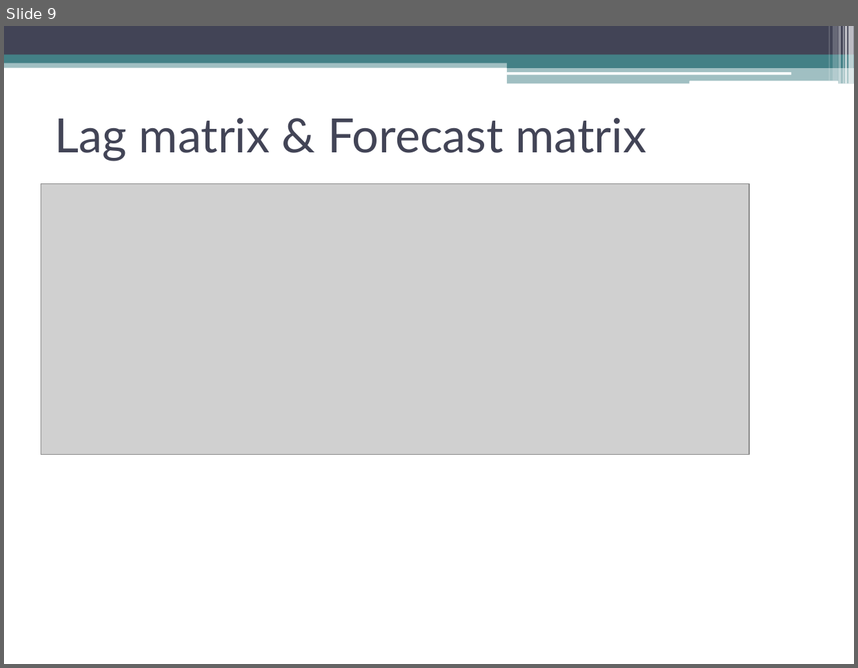
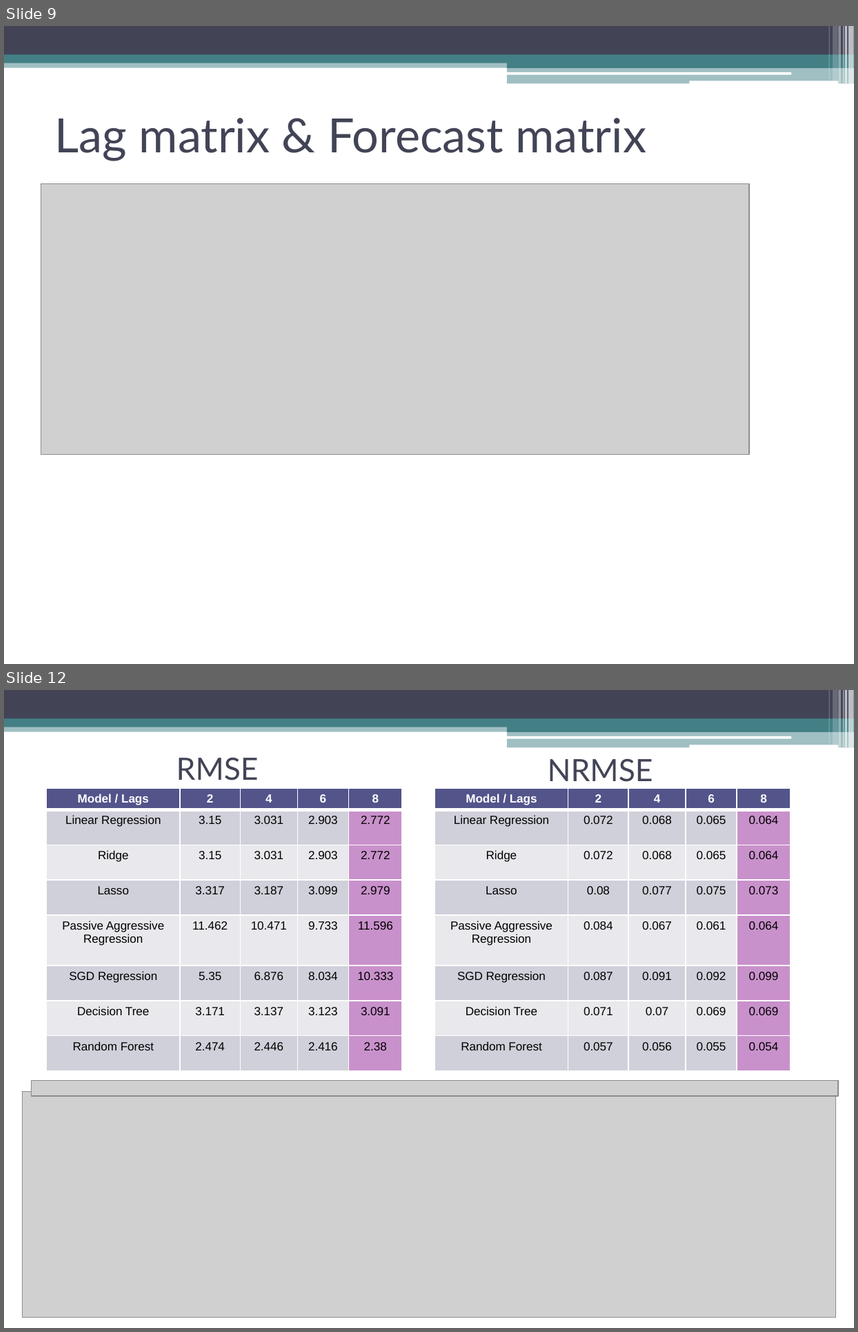
Before and after one commit to TarasKutsyk/ML-for-Automation-Project, a slide deck: Presentation ASHRAE.pptx. Shown one above the other, each under a label of ours: slide 9 before the commit, slides 9 and 12 after it; the slides between them are not shown. The pictures are 858x668 and 858x1332 pixels, drawn with LibreOffice and Linux fonts; fonts in the diff are those of the drawing; grey boxes stand for pictures. Boxes give left, top, right and bottom in pixels: in the first picture for what was removed or moved away, otherwise in the second. Text is boxed around its words. In the diff, an @@ line names an element or a change of style, - is before the commit and + after.

Commit message:
Models and results

```diff
--- a/Presentation ASHRAE.pptx
+++ b/Presentation ASHRAE.pptx
@@ slide 12 added at (4,690,854,1328), background #FFFFFF; not listed: 13 template elements that a slide beside it also shows @@
@@ text added at (176,758,259,780), 26 pt, text #424456 @@
+RMSE
@@ title added at (548,759,653,782), 26 pt, text #424456 @@
+NRMSE
@@ table added at (47,788,402,1072), 8 rows, 5 columns @@
+Model / Lags | 2 | 4 | 6 | 8
+Linear Regression | 3.15 | 3.031 | 2.903 | 2.772
+Ridge | 3.15 | 3.031 | 2.903 | 2.772
+Lasso | 3.317 | 3.187 | 3.099 | 2.979
+Passive Aggressive Regression | 11.462 | 10.471 | 9.733 | 11.596
+SGD Regression | 5.35 | 6.876 | 8.034 | 10.333
+Decision Tree | 3.171 | 3.137 | 3.123 | 3.091
+Random Forest | 2.474 | 2.446 | 2.416 | 2.38
@@ table added at (435,788,791,1072), 8 rows, 5 columns @@
+Model / Lags | 2 | 4 | 6 | 8
+Linear Regression | 0.072 | 0.068 | 0.065 | 0.064
+Ridge | 0.072 | 0.068 | 0.065 | 0.064
+Lasso | 0.08 | 0.077 | 0.075 | 0.073
+Passive Aggressive Regression | 0.084 | 0.067 | 0.061 | 0.064
+SGD Regression | 0.087 | 0.091 | 0.092 | 0.099
+Decision Tree | 0.071 | 0.07 | 0.069 | 0.069
+Random Forest | 0.057 | 0.056 | 0.055 | 0.054
@@ picture added at (31,1080,838,1096) @@
@@ picture added at (22,1092,836,1317) @@
```
Also in this commit, not shown: 1 slide changed, 6 other slides added.
